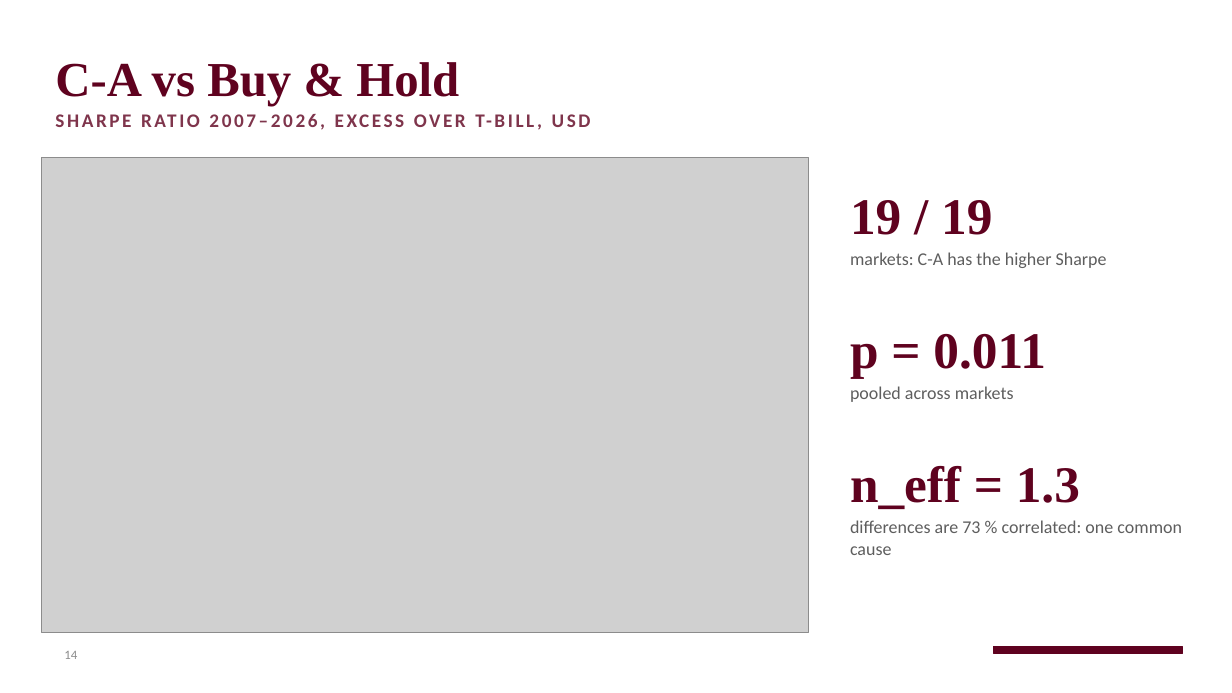
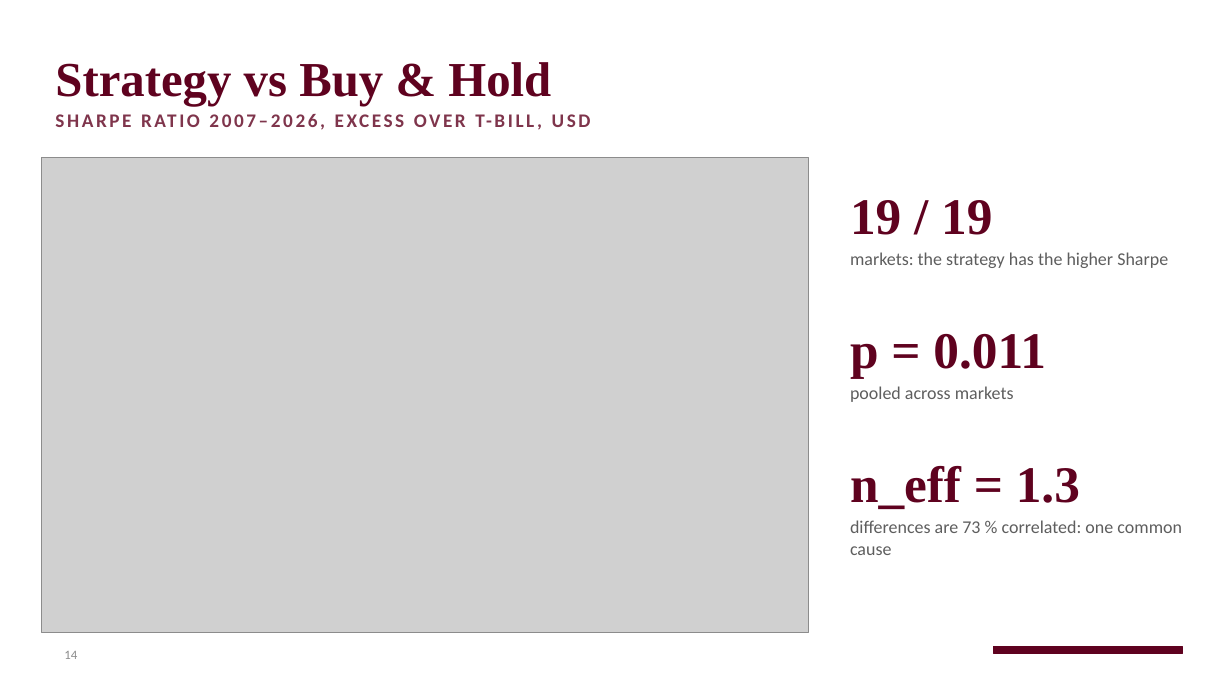
Before and after one commit to RobinHumberg/regime-diversified-mean-reversion, a slide deck: slide 14 of presentation/regime_mr_other_markets.pptx. Drawn at 1232x693 pixels with LibreOffice and Linux fonts; fonts in the diff are those of the drawing; grey boxes stand for pictures; background and template pictures are left out. Boxes give left, top, right and bottom in pixels: in the first picture for what was removed or moved away, otherwise in the second. Text is boxed around its words. In the diff, an @@ line names an element or a change of style, - is before the commit and + after.

```diff
--- a/presentation/regime_mr_other_markets.pptx
+++ b/presentation/regime_mr_other_markets.pptx
@@ title at (55, 62, 551, 106): text changed @@
-C-A vs Buy & Hold
+Strategy vs Buy & Hold
@@ text at (850, 252, 1168, 268): text changed @@
-markets: C-A has the higher Sharpe
+markets: the strategy has the higher Sharpe
```
Also in this commit, not shown: 11 other slides changed, 3 other files.
